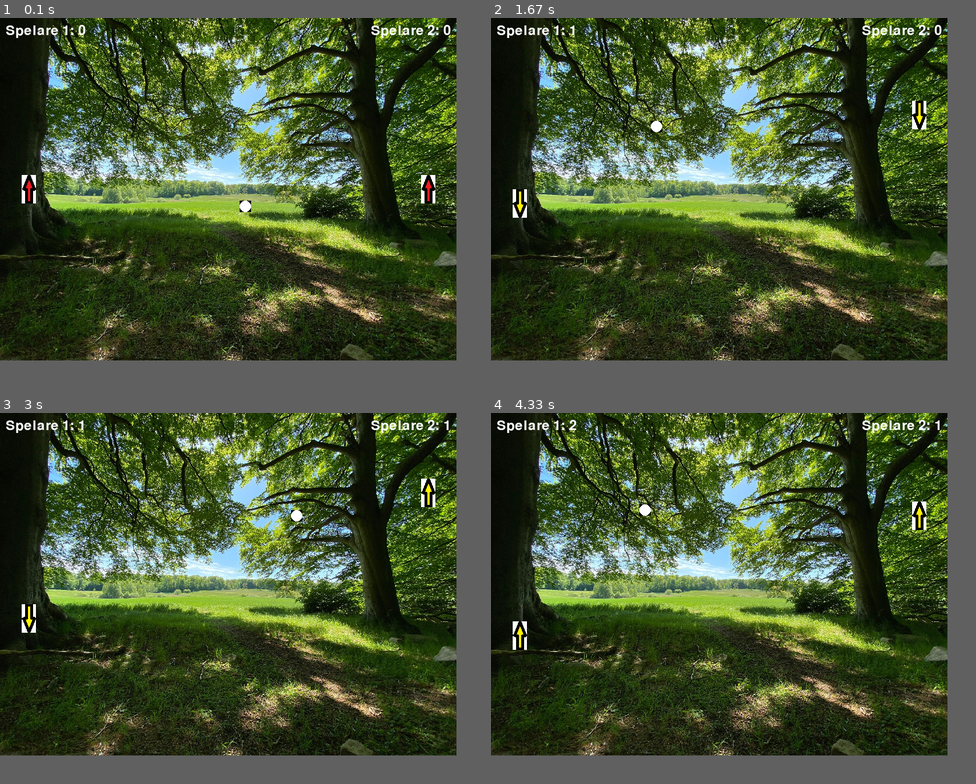
Above: before the commit, frames 1-4 (two rows, left to right).
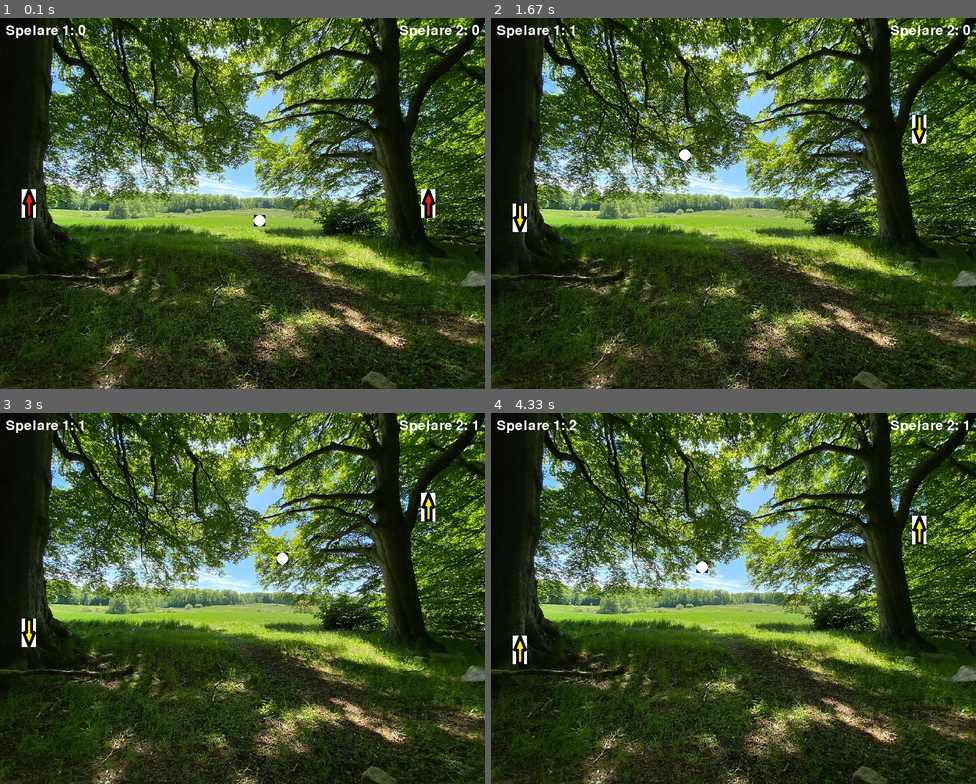
Above: after the commit, the same moments.

Repository: matte-mats/Programmering_och_skapande
Game: pygame game, started from Tennis/main.py
Same seed, same stepped clock (60 frames per second), same inputs: the game is played once before the commit and once after it.
Inputs:
- Up to frame 1 (0.1 s): no input
- Up to frame 2 (1.67 s): hold Up 0.33-0.8 s; hold Down 0.83-1.13 s; hold Up 1.17-1.53 s; tap Z at 1.23, 1.63 s; hold Down from 1.57 s (still down)
- Up to frame 3 (3 s): release Down at 1.93 s; hold Up 1.97-2.27 s; tap Z at 2.03, 2.37, 2.7 s; tap S at 2.12 s; hold Down 2.3-2.6 s; hold Up from 2.63 s (still down)
- Up to frame 4 (4.33 s): release Up at 3 s; hold Down 3.03-3.4 s; tap Z at 3.1, 3.5, 3.83, 4.17 s; tap S at 3.18, 4.25 s; hold Up 3.43-3.73 s; hold Down 3.77-4.07 s; hold Up from 4.1 s (still down)
In our replay, the window is 800x600 before the commit and 850x650 after it. These sizes can differ from the game's own. Grey fills any space a smaller window leaves; there, only what the larger window draws over its background counts as a difference.

The runs differ from the first frame. In frame 1, 71% of the frame differs, in the area x 0-100%, y 0-100%; in frame 2, 71%; in frame 3, 71%; in frame 4, 71%.

Commit message:
Ändrade storlek på skärmen

Diff:
--- a/Tennis/main.py
+++ b/Tennis/main.py
@@ -7,8 +7,8 @@
 pygame.init()
 
 # Ange fönstrets dimensioner
-width = 800
-height = 600
+width = 850
+height = 650
 
 #Sätt uppdateringshastighet
 clock = pygame.time.Clock()
